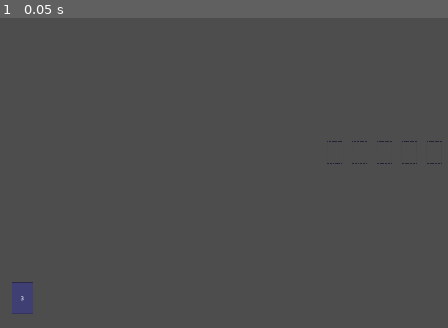
Above: before the commit, frame 1.
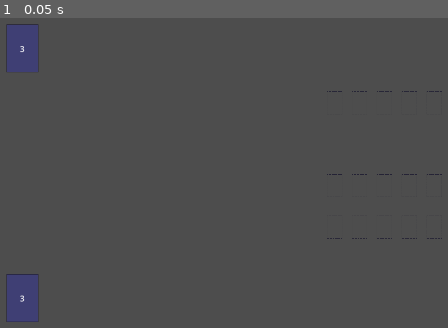
Above: after the commit, the same moment.

Repository: ryukgod26/Hand-of-Fate
Game: Godot game, scene res://Scenes/Game/game.tscn
Two runs of this game, one before a commit and one after it. Both use one fixed random seed, a clock stepped at 60 frames per second and the inputs below.
Inputs:
- Up to frame 1 (0.05 s): no input

The runs differ from the first frame. In frame 1, 2.0% of the frame differs, in the area x 1-99%, y 1-99%.

Commit message:
Enhance game scene layout by adding opponent card slots and adjusting player card positions; update card scaling constants for improved visuals.

Diff:
--- a/Scenes/Game/game.tscn
+++ b/Scenes/Game/game.tscn
@@ -15,26 +15,68 @@
 unique_name_in_owner = true
 script = ExtResource("1_qxfds")
 
+[node name="OpponentCardSlots" type="Node2D" parent="."]
+
+[node name="Slot" parent="OpponentCardSlots" instance=ExtResource("3_qikps")]
+position = Vector2(900, 420)
+scale = Vector2(0.6, 0.6)
+
+[node name="Slot2" parent="OpponentCardSlots" instance=ExtResource("3_qikps")]
+position = Vector2(960, 420)
+scale = Vector2(0.6, 0.6)
+
+[node name="Slot3" parent="OpponentCardSlots" instance=ExtResource("3_qikps")]
+position = Vector2(1020, 420)
+scale = Vector2(0.6, 0.6)
+
+[node name="Slot4" parent="OpponentCardSlots" instance=ExtResource("3_qikps")]
+position = Vector2(1080, 420)
+scale = Vector2(0.6, 0.6)
+
+[node name="Slot5" parent="OpponentCardSlots" instance=ExtResource("3_qikps")]
+position = Vector2(1140, 420)
+scale = Vector2(0.6, 0.6)
+
 [node name="CardSlots" type="Node2D" parent="."]
 
 [node name="Slot" parent="CardSlots" instance=ExtResource("3_qikps")]
-position = Vector2(900, 540)
+position = Vector2(900, 620)
 scale = Vector2(0.6, 0.6)
 
 [node name="Slot2" parent="CardSlots" instance=ExtResource("3_qikps")]
-position = Vector2(960, 540)
+position = Vector2(960, 620)
 scale = Vector2(0.6, 0.6)
 
 [node name="Slot3" parent="CardSlots" instance=ExtResource("3_qikps")]
-position = Vector2(1020, 540)
+position = Vector2(1020, 620)
 scale = Vector2(0.6, 0.6)
 
 [node name="Slot4" parent="CardSlots" instance=ExtResource("3_qikps")]
-position = Vector2(1080, 540)
+position = Vector2(1080, 620)
 scale = Vector2(0.6, 0.6)
 
 [node name="Slot5" parent="CardSlots" instance=ExtResource("3_qikps")]
-position = Vector2(1140, 540)
+position = Vector2(1140, 620)
+scale = Vector2(0.6, 0.6)
+
+[node name="Slot6" parent="CardSlots" instance=ExtResource("3_qikps")]
+position = Vector2(900, 720)
+scale = Vector2(0.6, 0.6)
+
+[node name="Slot7" parent="CardSlots" instance=ExtResource("3_qikps")]
+position = Vector2(960, 720)
+scale = Vector2(0.6, 0.6)
+
+[node name="Slot8" parent="CardSlots" instance=ExtResource("3_qikps")]
+position = Vector2(1020, 720)
+scale = Vector2(0.6, 0.6)
+
+[node name="Slot9" parent="CardSlots" instance=ExtResource("3_qikps")]
+position = Vector2(1080, 720)
+scale = Vector2(0.6, 0.6)
+
+[node name="Slot10" parent="CardSlots" instance=ExtResource("3_qikps")]
+position = Vector2(1140, 720)
 scale = Vector2(0.6, 0.6)
 
 [node name="PlayerHand" type="Node2D" parent="."]
@@ -44,7 +86,13 @@
 [node name="Deck" parent="." instance=ExtResource("4_i1e5p")]
 unique_name_in_owner = true
 position = Vector2(150, 890)
-scale = Vector2(0.8, 0.8)
+scale = Vector2(1.2, 1.2)
+
+[node name="OpponentDeck" type="Node2D" parent="."]
+
+[node name="Deck" parent="OpponentDeck" instance=ExtResource("4_i1e5p")]
+position = Vector2(150, 290)
+scale = Vector2(1.2, 1.2)
 
 [connection signal="left_mouse_btn_pressed" from="InputManager" to="CardsManager" method="_on_input_manager_left_mouse_btn_pressed"]
 [connection signal="left_mouse_btn_released" from="InputManager" to="CardsManager" method="_on_input_manager_left_mouse_btn_released"]
--- a/Scenes/Slot/slot.tscn
+++ b/Scenes/Slot/slot.tscn
@@ -7,6 +7,7 @@
 size = Vector2(64, 96)
 
 [node name="Slot" type="Node2D"]
+scale = Vector2(1.3, 1.3)
 script = ExtResource("1_cxcs6")
 
 [node name="SlotImage" type="Sprite2D" parent="."]
--- a/Scripts/CardManager/cards_manager.gd
+++ b/Scripts/CardManager/cards_manager.gd
@@ -2,8 +2,8 @@
 
 const COLLISION_MASK_CARD = 1
 const COLLISION_MASK_CARD_SLOT = 2
-const DEFAULT_CARD_SCALE = 0.8
-const CARD_ENLARGED_SCALE = 0.87
+const DEFAULT_CARD_SCALE = 1.2
+const CARD_ENLARGED_SCALE = 1.27
 
 var card_being_dragged: Node2D
 var screen_size: Vector2
